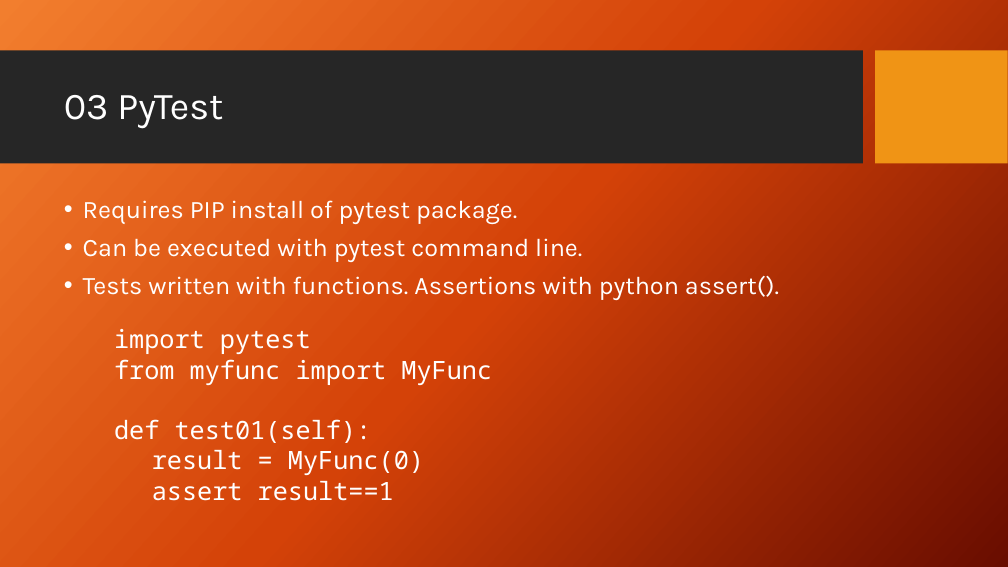
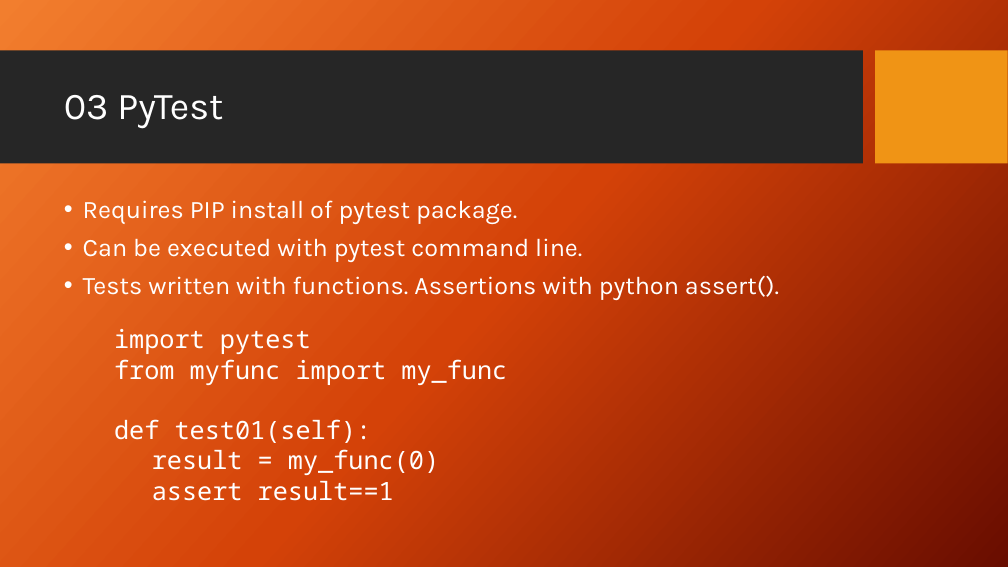
Before and after one commit to PrincetonUniversity/software_testing, a slide deck: slide 9 of UnitTestingSlides.pptx. Drawn at 1008x567 pixels with LibreOffice and Linux fonts; fonts in the diff are those of the drawing; background and template pictures are left out. Boxes give left, top, right and bottom in pixels: in the first picture for what was removed or moved away, otherwise in the second. Text is boxed around its words. In the diff, an @@ line names an element or a change of style, - is before the commit and + after.

```diff
--- a/UnitTestingSlides.pptx
+++ b/UnitTestingSlides.pptx
@@ text at box(114, 359, 507, 385): text changed @@
-from myfunc import MyFunc
+from myfunc import my_func
@@ text at box(152, 449, 439, 475): text changed @@
-result = MyFunc(0)
+result = my_func(0)
```
Also in this commit, not shown: 4 other slides changed, 4 other files.
